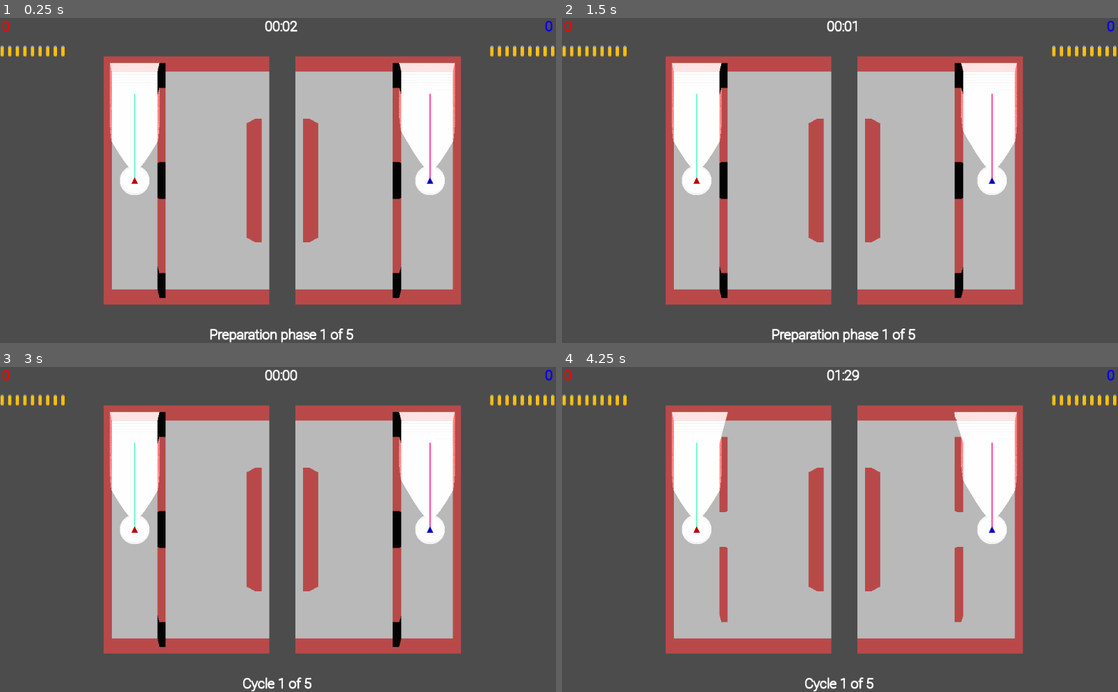
Above: before the commit, frames 1-4 (two rows, left to right).
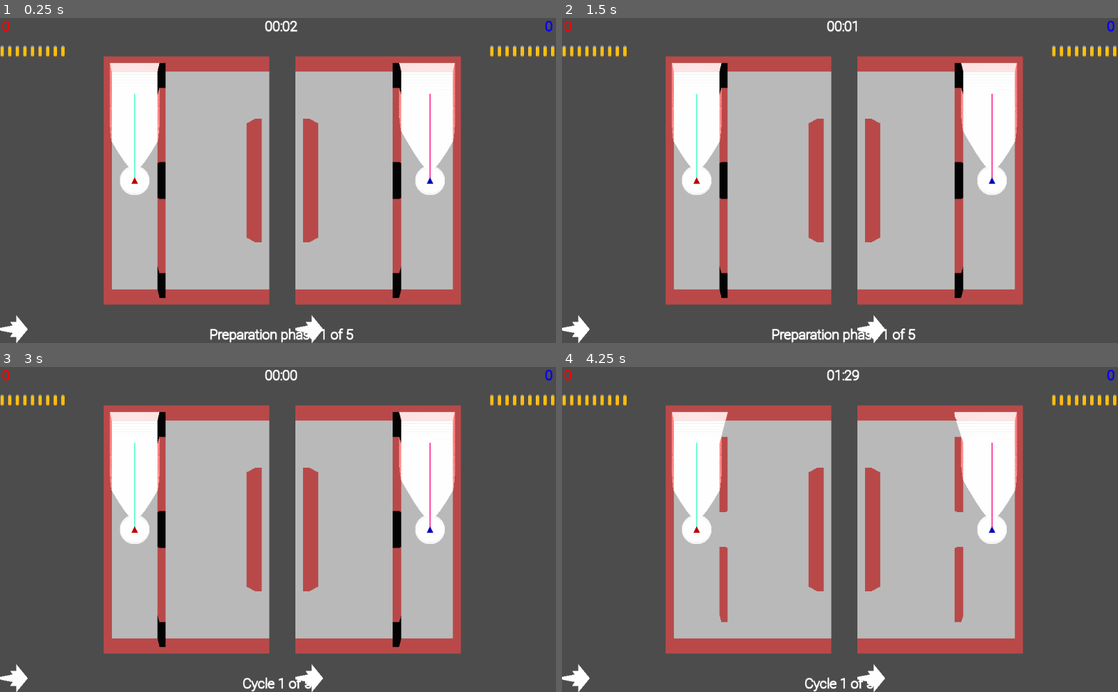
Above: after the commit, the same moments.

Repository: lizrad/fpspf
Game: Godot game, scene res://World.tscn
The game is run twice, just before and just after one commit, with the same random seed, the same clock (stepped at 60 frames per second) and the same inputs.
Inputs:
- Up to frame 1 (0.25 s): no input
- Up to frame 2 (1.5 s): tap Enter at 0.5 s; tap Space at 1.25 s
- Up to frame 3 (3 s): tap Enter at 2.75 s
- Up to frame 4 (4.25 s): tap Space at 3.5 s

The runs differ from the first frame. In frame 1, 0.3% of the frame differs, in the area x 0-59%, y 91-100%; in frame 2, 0.3%; in frame 3, 0.3%; in frame 4, 0.3%.
Error before the commit: Attempt to call function 'set_dash_progress' in base 'null instance' on a null instance. (res://Players/Player.gd:61)

Commit message:
Fix Laserpointer vanishing after first cycle

Diff:
--- a/Attacking/AimVisualization.gd
+++ b/Attacking/AimVisualization.gd
@@ -1,13 +1,9 @@
 extends RayCast
 
-var _max_distance =0
-
-
-func set_max_distance(max_distance) ->void:
-	_max_distance = max_distance
-	cast_to= Vector3(0,0,-_max_distance)
+var _max_distance := Constants.ranged_attack_type.attack_range
 
 func _physics_process(delta):
+	cast_to= Vector3(0,0,-_max_distance)
 	var collider = get_collider()
 	var hitpoint = get_collision_point()
 	var distance = _max_distance;
--- a/Attacking/Attacker.gd
+++ b/Attacking/Attacker.gd
@@ -47,8 +47,6 @@
 		attack.queue_free()
 	_spawned_attacks.clear()
 
-func set_bullet_range(bullet_range) ->void:
-	$AttackOriginPosition/AimVisualization.set_max_distance(bullet_range)
 
 func _process(delta):
 	if _attack_deadline > 0:
--- a/Players/Player.gd
+++ b/Players/Player.gd
@@ -35,13 +35,11 @@
 		self.transform = initial_transform
 		self.attack_type = initial_attack_type
 
-func _ready():
-	$Attacker.set_bullet_range(ranged_attack_type.attack_range)
+
 
 func _physics_process(delta):
 	if not visible:
 		return
-
 	var input = get_normalized_input("player_move", inner_deadzone, outer_deadzone)
 	var movement_input_vector = Vector3(input.y, 0.0, -input.x)
 
--- a/Players/Player.tscn
+++ b/Players/Player.tscn
@@ -1,8 +1,9 @@
-[gd_scene load_steps=8 format=2]
+[gd_scene load_steps=9 format=2]
 
 [ext_resource path="res://Players/Player.gd" type="Script" id=1]
 [ext_resource path="res://Players/CharacterBase.tscn" type="PackedScene" id=2]
 [ext_resource path="res://Players/CameraManager.gd" type="Script" id=3]
+[ext_resource path="res://UI/PlayerHUD.tscn" type="PackedScene" id=4]
 [ext_resource path="res://Players/ViewEnvironment.tres" type="Environment" id=6]
 
 [sub_resource type="Shader" id=1]
@@ -74,3 +75,5 @@
 environment = ExtResource( 6 )
 current = true
 far = 200.0
+
+[node name="PlayerHUD" parent="CameraManager/ViewCamera/ViewportContainer" index="1" instance=ExtResource( 4 )]
--- a/project.godot
+++ b/project.godot
@@ -85,6 +85,7 @@
 [global]
 
 line=false
+frame=false
 
 [input]
 
@@ -216,10 +217,13 @@
 [layer_names]
 
 3d_render/layer_1="Level"
+3d_render/layer_2="All Players"
 3d_render/layer_5="Player 1"
 3d_render/layer_6="Player 2"
 3d_render/layer_7="Player 3"
 3d_render/layer_8="Player 4"
+3d_render/layer_9="Player 4"
+3d_render/layer_10="Ghost"
 
 [physics]
 
